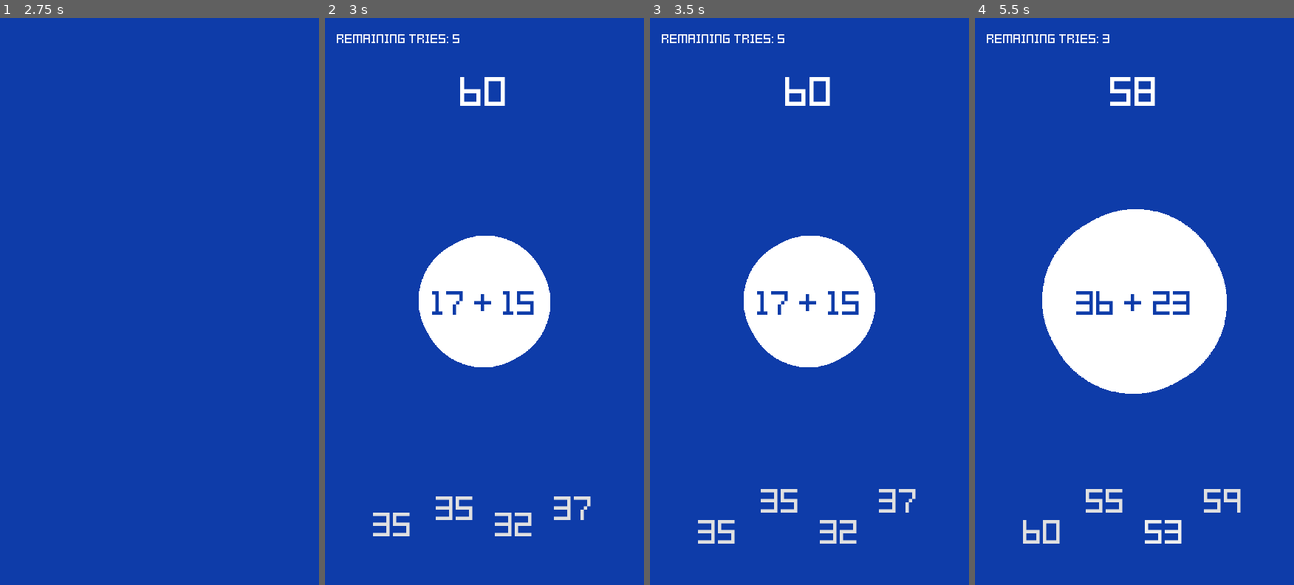
Above: before the commit, frames 1-4 (left to right).
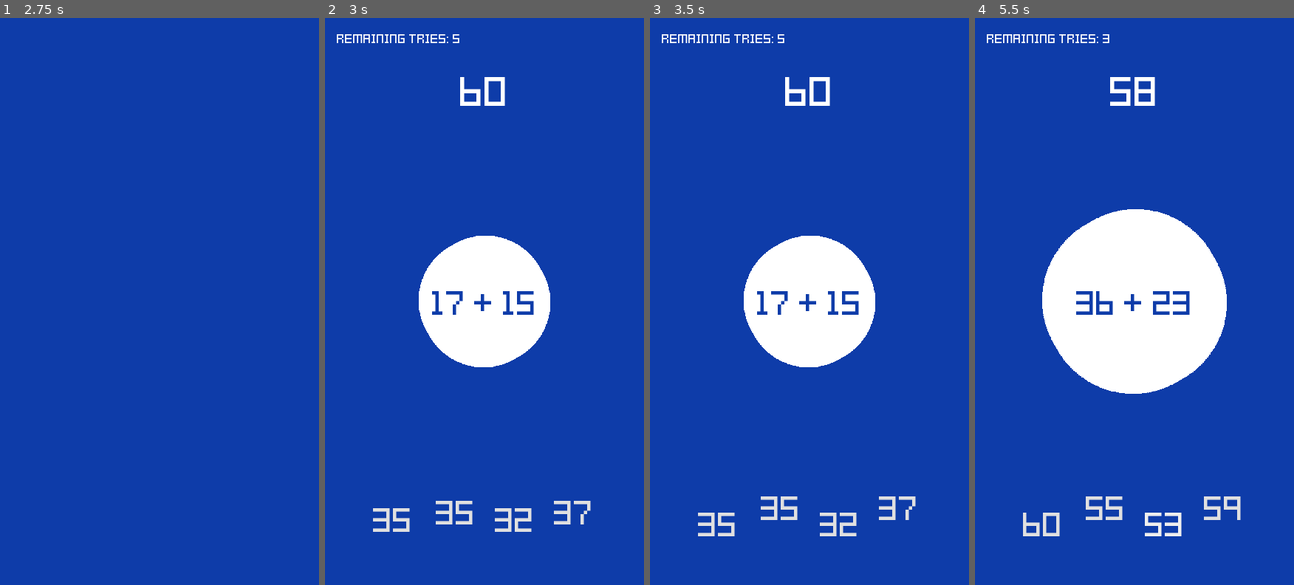
Above: after the commit, the same moments.

Repository: msanatan/Approximately
Game: Godot game, scene res://Scenes/MainMenu.tscn
The game is run twice, just before and just after one commit, with the same random seed, the same clock (stepped at 60 frames per second) and the same inputs.
Inputs:
- Up to frame 1 (2.75 s): click "Play" at 0.5 s; click "Play" at 1.25 s; click "Play" at 2 s
- Up to frame 2 (3 s): no input
- Up to frame 3 (3.5 s): no input
- Up to frame 4 (5.5 s): click "35" at 3.5 s; click "35" at 4.25 s; click "32" at 5 s

Frame 1 is identical in both runs. In frame 2, 1.4% of the frame differs, in the area x 15-84%, y 84-92%; in frame 3, 1.4%, in the area x 15-84%, y 83-93%; in frame 4, 1.4%.

Commit message:
Reduce the movement of the answers
The range was a bit too highly, smaller works better in practice

Diff:
--- a/Scenes/Game/Answers.tscn
+++ b/Scenes/Game/Answers.tscn
@@ -27,7 +27,7 @@
 "times": PoolRealArray( 0.5, 1, 1.5, 2 ),
 "transitions": PoolRealArray( 1, 1, 1, 1 ),
 "update": 0,
-"values": [ Vector2( 64, 32 ), Vector2( 64, 0 ), Vector2( 64, -32 ), Vector2( 64, 0 ) ]
+"values": [ Vector2( 64, 16 ), Vector2( 64, 0 ), Vector2( 64, -16 ), Vector2( 64, 0 ) ]
 }
 tracks/1/type = "value"
 tracks/1/path = NodePath("Answer2:rect_position")
@@ -39,7 +39,7 @@
 "times": PoolRealArray( 0.5, 1, 1.5, 2 ),
 "transitions": PoolRealArray( 1, 1, 1, 1 ),
 "update": 0,
-"values": [ Vector2( 144, -32 ), Vector2( 144, 0 ), Vector2( 144, 32 ), Vector2( 144, 0 ) ]
+"values": [ Vector2( 144, -16 ), Vector2( 144, 0 ), Vector2( 144, 16 ), Vector2( 144, 0 ) ]
 }
 tracks/2/type = "value"
 tracks/2/path = NodePath("Answer3:rect_position")
@@ -51,7 +51,7 @@
 "times": PoolRealArray( 0.5, 1, 1.5, 2 ),
 "transitions": PoolRealArray( 1, 1, 1, 1 ),
 "update": 0,
-"values": [ Vector2( 224, 32 ), Vector2( 224, 0 ), Vector2( 224, -32 ), Vector2( 224, 0 ) ]
+"values": [ Vector2( 224, 16 ), Vector2( 224, 0 ), Vector2( 224, -16 ), Vector2( 224, 0 ) ]
 }
 tracks/3/type = "value"
 tracks/3/path = NodePath("Answer4:rect_position")
@@ -63,7 +63,7 @@
 "times": PoolRealArray( 0.5, 1, 1.5, 2 ),
 "transitions": PoolRealArray( 1, 1, 1, 1 ),
 "update": 0,
-"values": [ Vector2( 304, -32 ), Vector2( 304, 0 ), Vector2( 304, 32 ), Vector2( 304, 0 ) ]
+"values": [ Vector2( 304, -16 ), Vector2( 304, 0 ), Vector2( 304, 16 ), Vector2( 304, 0 ) ]
 }
 
 [sub_resource type="Animation" id=9]
